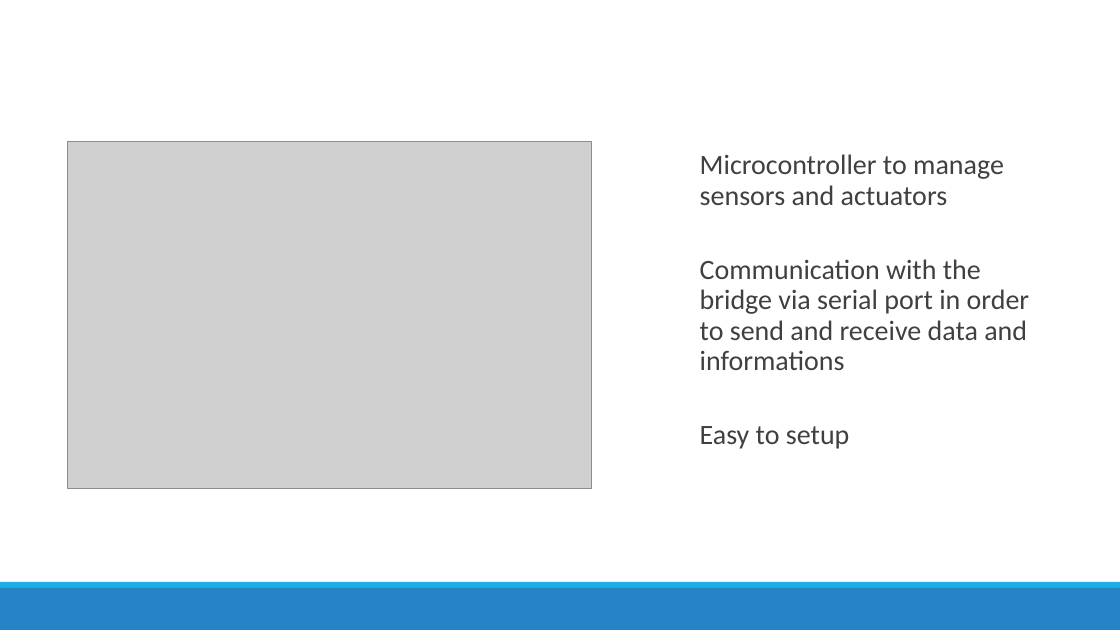
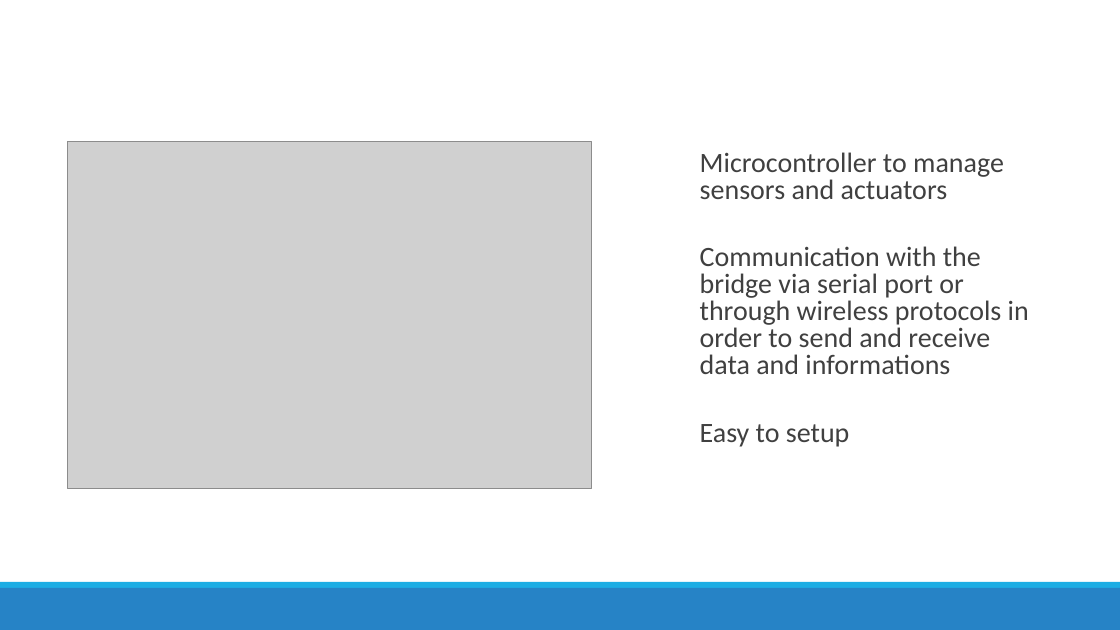
Before and after one commit to sarapeddy/drying-rack-smart, a slide deck: slide 15 of SMART STENDINO.pptx. Drawn at 1120x630 pixels with LibreOffice and Linux fonts; fonts in the diff are those of the drawing; grey boxes stand for pictures. Boxes give left, top, right and bottom in pixels: in the first picture for what was removed or moved away, otherwise in the second. Text is boxed around its words. In the diff, an @@ line names an element or a change of style, - is before the commit and + after.

```diff
--- a/SMART STENDINO.pptx
+++ b/SMART STENDINO.pptx
@@ text at <box>700,152,1004,447</box>: line spacing 0.9 to 0.8 @@
@@ text at <box>700,246,1029,374</box>: text changed @@
-Communication with the bridge via serial port in order to send and receive data and informations
+Communication with the bridge via serial port or through wireless protocols in order to send and receive data and informations
```
